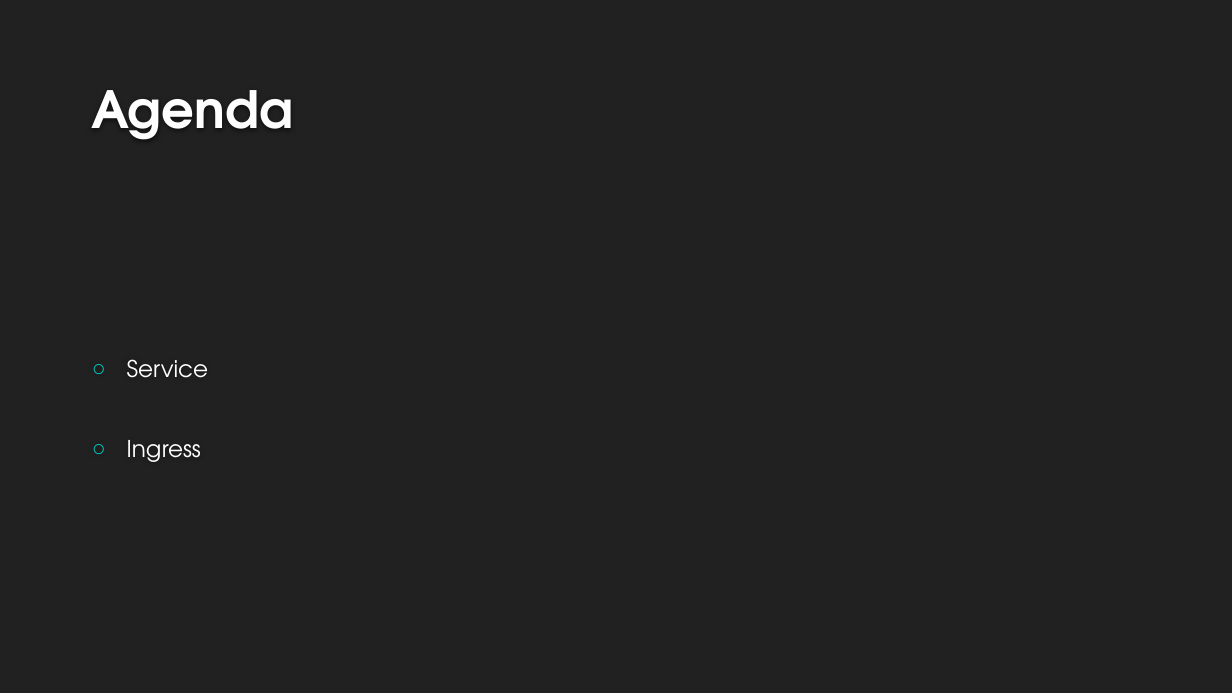
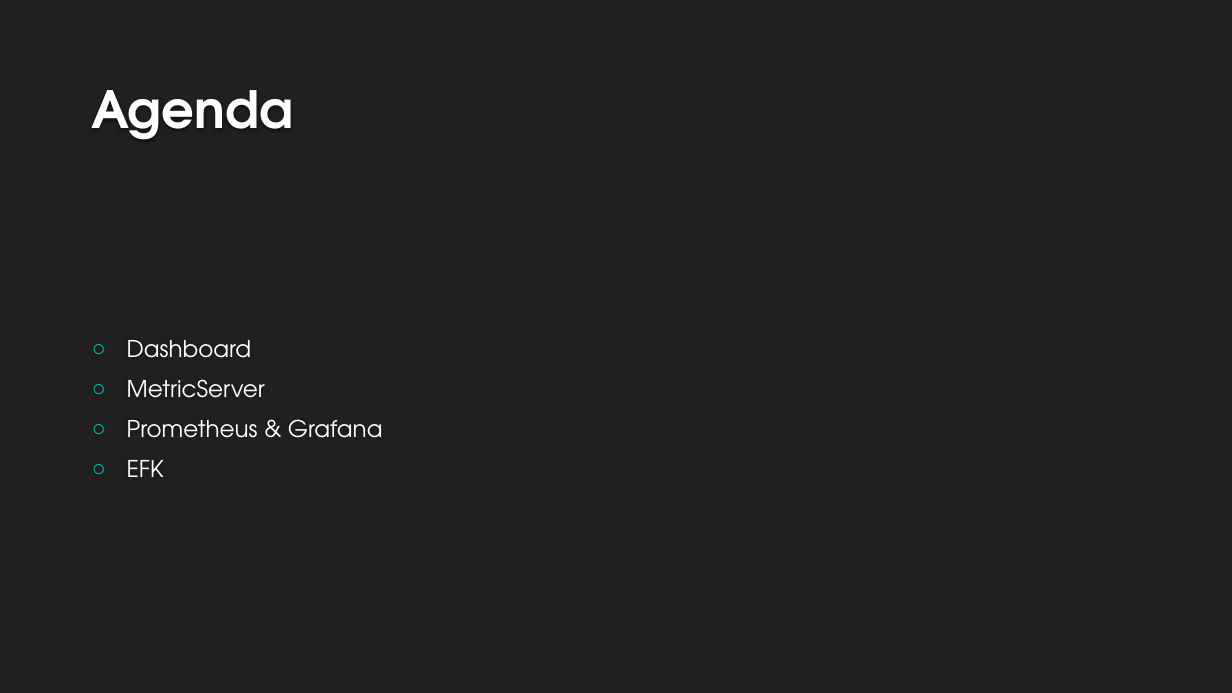
Before and after one commit to airuitian/CloudNative, a slide deck: slide 2 of kubernetes/k8s007.pptx. Drawn at 1232x693 pixels with LibreOffice and Linux fonts; fonts in the diff are those of the drawing; background and template pictures are left out. Boxes give left, top, right and bottom in pixels: in the first picture for what was removed or moved away, otherwise in the second. Text is boxed around its words. In the diff, an @@ line names an element or a change of style, - is before the commit and + after.

```diff
--- a/kubernetes/k8s007.pptx
+++ b/kubernetes/k8s007.pptx
@@ text at [127, 340, 383, 477]: text changed @@
-○ Service
-○ Ingress
+○ Dashboard
+○ MetricServer
+○ Prometheus & Grafana
+○ EFK
```
Also in this commit, not shown: 13 slides added, 1 other file.
